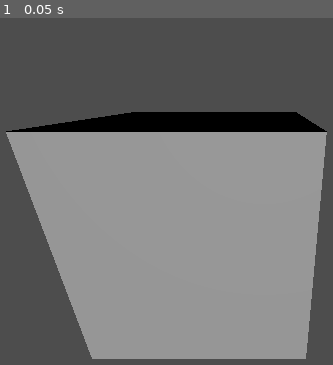
Above: before the commit, frame 1.
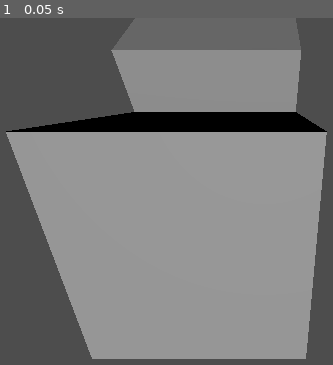
Above: after the commit, the same moment.

Repository: EloiStree/2026_02_27_godot_hello_git_on_quest
Game: Godot game, scene res://_/hello_2d.tscn
Two runs of this game, one before a commit and one after it. Both use one fixed random seed, a clock stepped at 60 frames per second and the inputs below.
Inputs:
- Up to frame 1 (0.05 s): no input

The runs differ from the first frame. In frame 1, 14% of the frame differs, in the area x 33-91%, y 0-28%.

Commit message:
add a cube

Diff:
--- a/_/hello_2d.tscn
+++ b/_/hello_2d.tscn
@@ -7,6 +7,10 @@
 [node name="MeshInstance3D" type="MeshInstance3D" parent="." unique_id=1996311693]
 mesh = SubResource("BoxMesh_j2gb7")
 
+[node name="MeshInstance3D2" type="MeshInstance3D" parent="." unique_id=637503328]
+transform = Transform3D(1, 0, 0, 0, 0.8936927, -0.4486796, 0, 0.4486796, 0.8936927, 0, 0.5823575, -1.0359453)
+mesh = SubResource("BoxMesh_j2gb7")
+
 [node name="Camera3D" type="Camera3D" parent="." unique_id=225024972]
 transform = Transform3D(1, 0, 0, 0, 0.8895839, 0.45677194, 0, -0.45677194, 0.8895839, 0.30599862, 0.6086832, 1.4680418)
 
